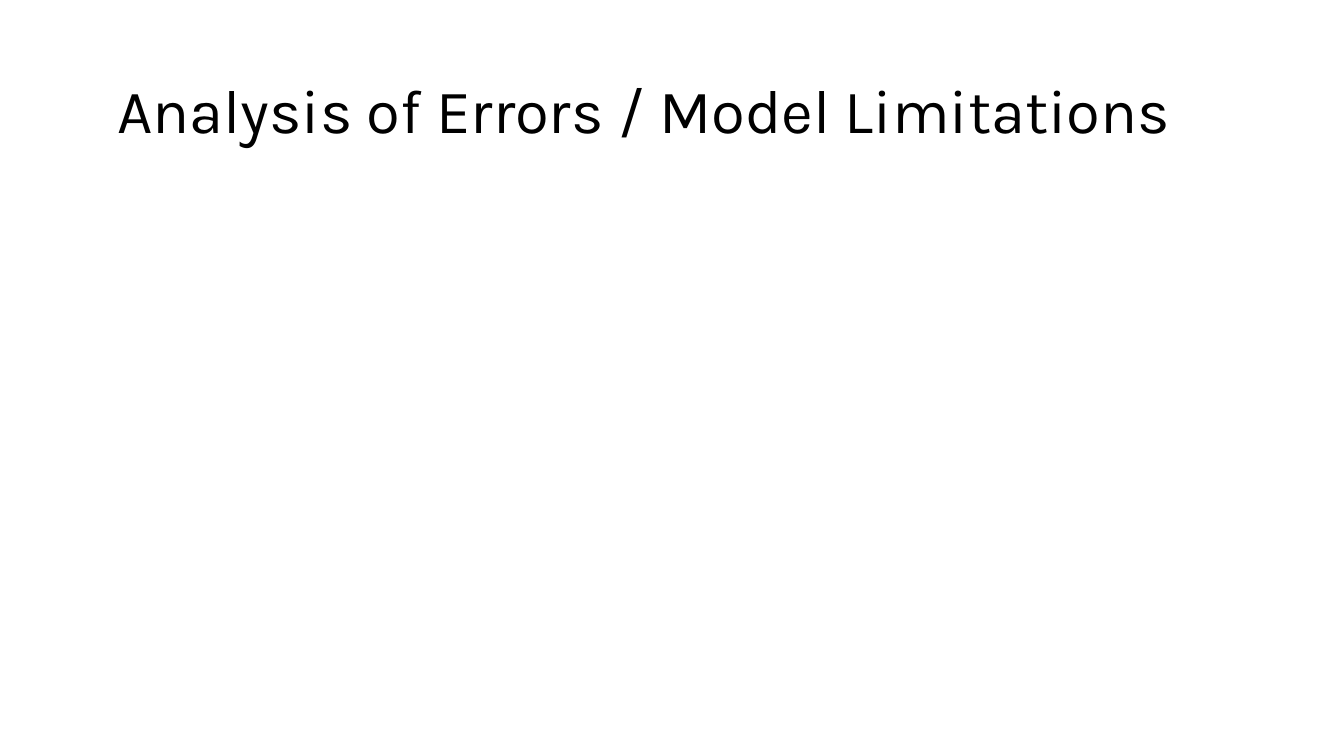
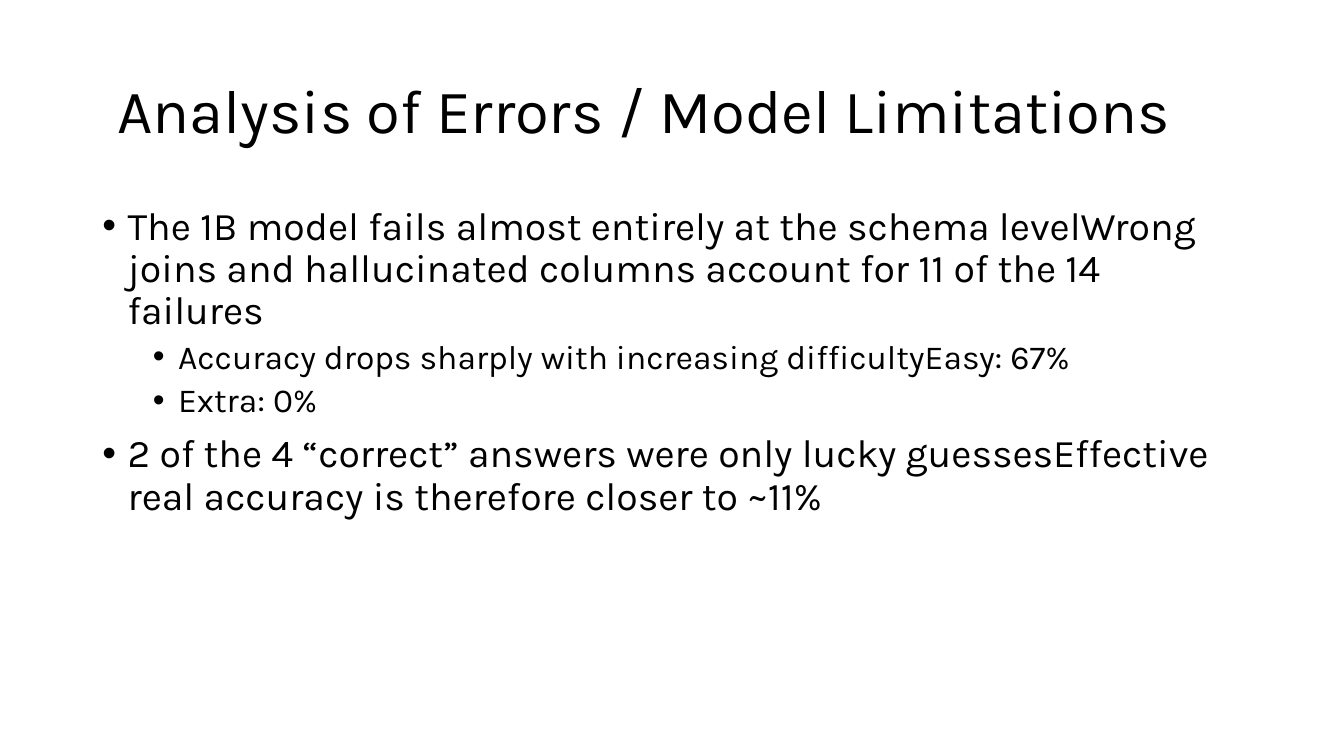
Before and after one commit to bjoern555/dwh2-text-to-sql, a slide deck: slide 6 of docs/DHW2_Wagner_Kryeziu_Johnson.pptx. Drawn at 1344x756 pixels with LibreOffice and Linux fonts; fonts in the diff are those of the drawing. Boxes give left, top, right and bottom in pixels: in the first picture for what was removed or moved away, otherwise in the second. Text is boxed around its words. In the diff, an @@ line names an element or a change of style, - is before the commit and + after.

```diff
--- a/docs/DHW2_Wagner_Kryeziu_Johnson.pptx
+++ b/docs/DHW2_Wagner_Kryeziu_Johnson.pptx
@@ text added at [128, 213, 1209, 520], 28 pt, text #000000 @@
+• The 1B model fails almost entirely at the schema levelWrong joins and hallucinated columns account for 11 of the 14 failures
+  • Accuracy drops sharply with increasing difficultyEasy: 67%
+  • Extra: 0%
+• 2 of the 4 “correct” answers were only lucky guessesEffective real accuracy is therefore closer to ~11%
```
Also in this commit, not shown: 1 other slide changed, 2 slides added, 1 slide removed, 1 other file.
